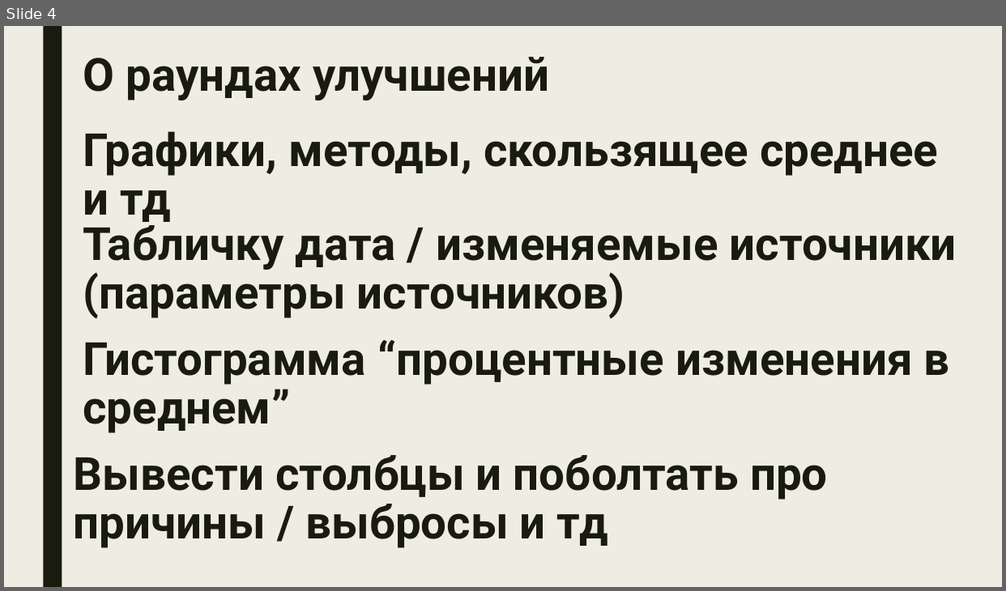
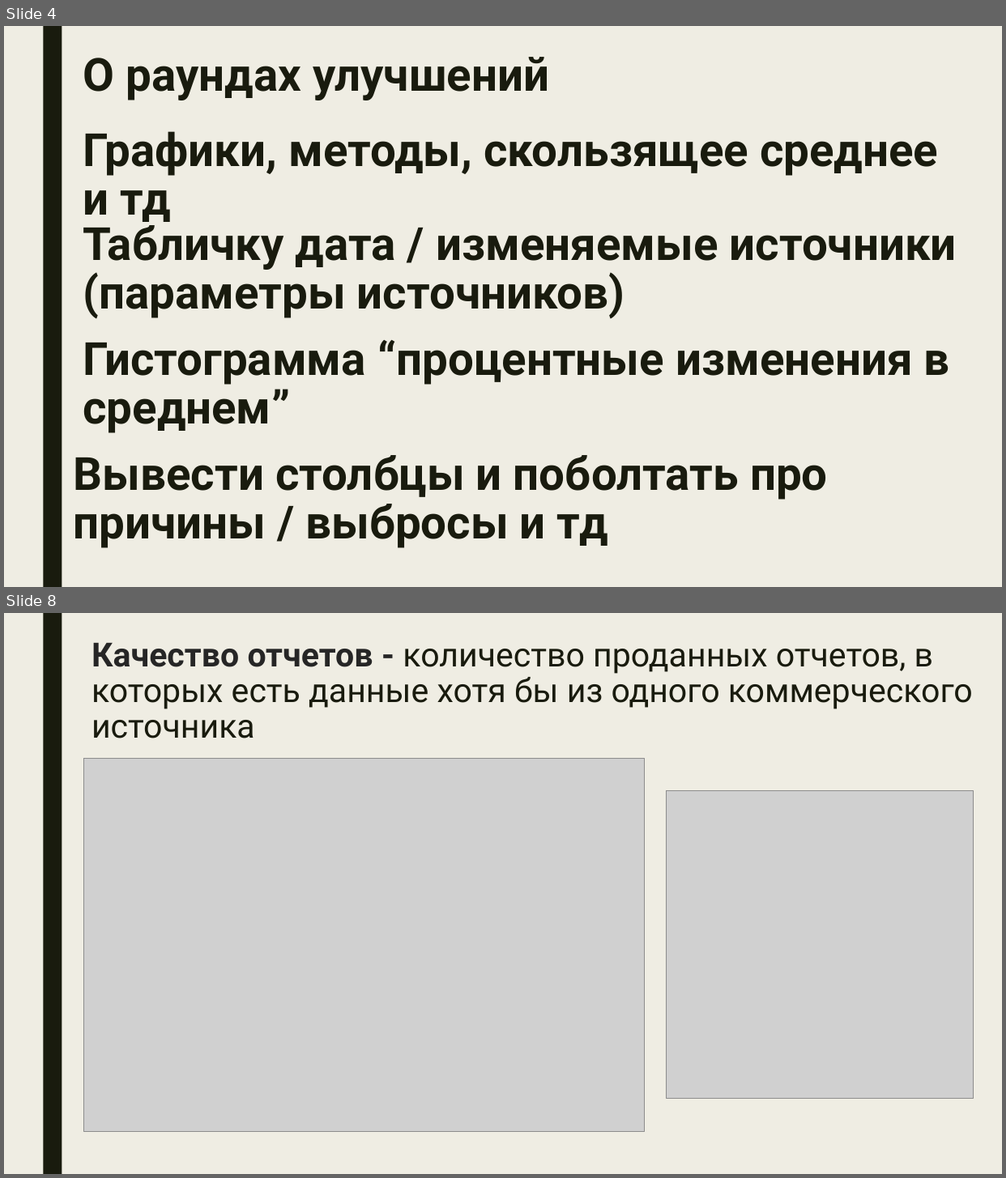
Before and after one commit to IAmSerepok/DataFromVariousSources, a slide deck: speech/presentation.pptx. Shown one above the other, each under a label of ours: slide 4 before the commit, slides 4 and 8 after it; the slides between them are not shown. The pictures are 1006x591 and 1006x1178 pixels, drawn with LibreOffice and Linux fonts; fonts in the diff are those of the drawing; grey boxes stand for pictures. Boxes give left, top, right and bottom in pixels: in the first picture for what was removed or moved away, otherwise in the second. Text is boxed around its words. In the diff, an @@ line names an element or a change of style, - is before the commit and + after.

```diff
--- a/speech/presentation.pptx
+++ b/speech/presentation.pptx
@@ slide 8 added at <box>4,613,1002,1174</box>, background #EFEDE3; not listed: 1 template element that a slide beside it also shows @@
@@ text added at <box>91,642,973,739</box>, 32 pt, text #191B0E @@
+Качество отчетов - количество проданных отчетов, в которых есть данные хотя бы из одного коммерческого источника
@@ picture added at <box>84,758,645,1131</box> @@
@@ picture added at <box>667,791,974,1099</box> @@
```
Also in this commit, not shown: 2 slides changed, 1 other slide added, 4 other files.
